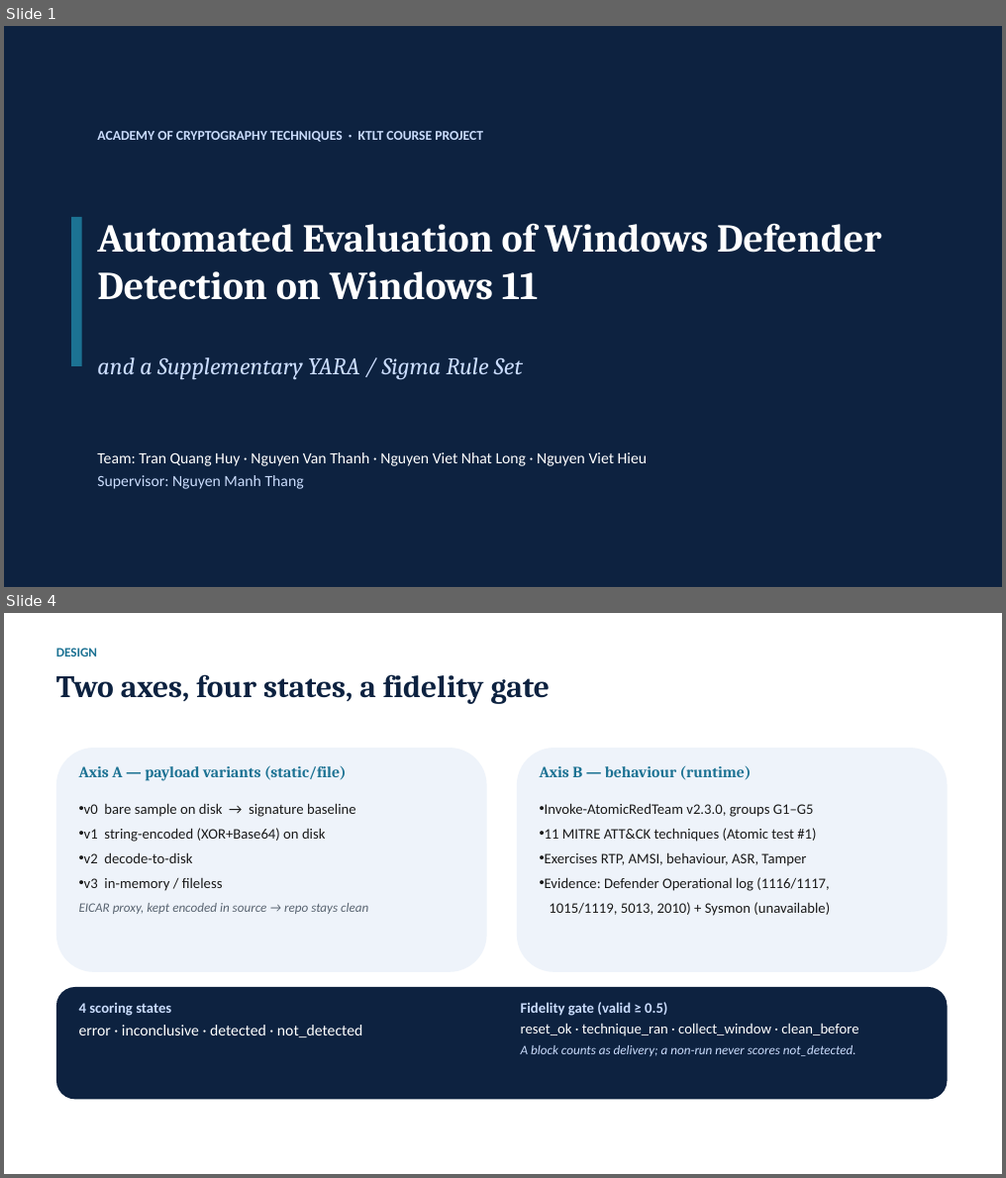
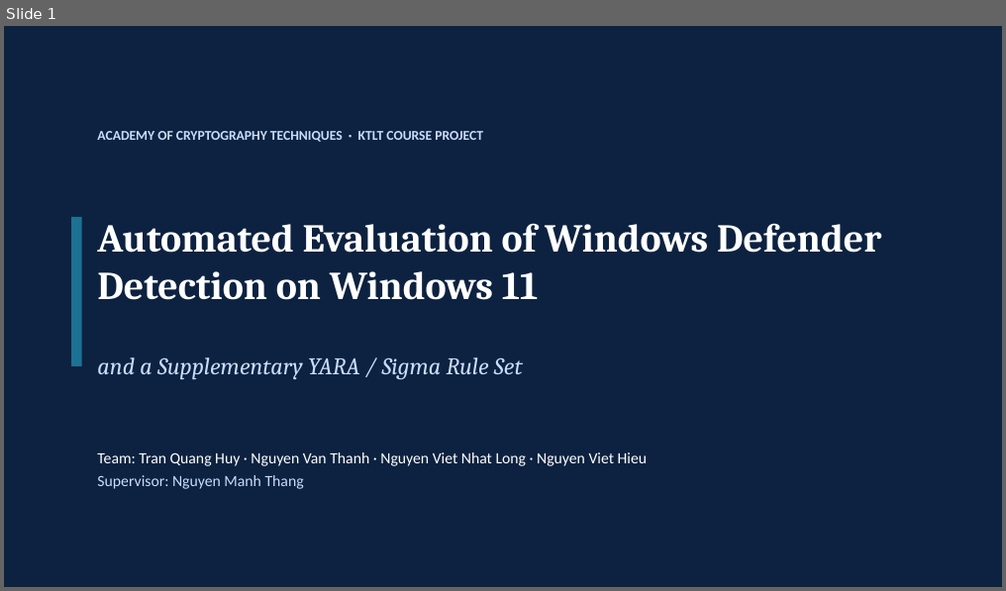
Before and after one commit to TonykRev/KTLT-Defender, a slide deck: report/KTLD_Slides.pptx. Shown one above the other, each under a label of ours: slides 1 and 4 before the commit, slide 1 after it; the slides between them are not shown. The pictures are 1006x1178 and 1006x591 pixels, drawn with LibreOffice and Linux fonts; fonts in the diff are those of the drawing. Boxes give left, top, right and bottom in pixels: in the first picture for what was removed or moved away, otherwise in the second. Text is boxed around its words. In the diff, an @@ line names an element or a change of style, - is before the commit and + after.

```diff
--- a/report/KTLD_Slides.pptx
+++ b/report/KTLD_Slides.pptx
@@ slide 4 removed at [4, 613, 1002, 1174], background #FFFFFF @@
@@ text removed at [56, 648, 97, 657] @@
-DESIGN
@@ text removed at [56, 674, 549, 704] @@
-Two axes, four states, a fidelity gate
@@ rounded rectangle removed at [56, 748, 487, 972] @@
@@ rounded rectangle removed at [517, 748, 947, 972] @@
@@ text removed at [79, 765, 347, 781] @@
-Axis A — payload variants (static/file)
@@ text removed at [540, 766, 751, 780] @@
-Axis B — behaviour (runtime)
@@ text removed at [79, 803, 368, 914] @@
-• v0 bare sample on disk → signature baseline
-• v1 string-encoded (XOR+Base64) on disk
-• v2 decode-to-disk
-• v3 in-memory / fileless
-EICAR proxy, kept encoded in source → repo stays clean
@@ text removed at [545, 803, 830, 916] @@
-• Invoke-AtomicRedTeam v2.3.0, groups G1–G5
-• 11 MITRE ATT&CK techniques (Atomic test #1)
-• Exercises RTP, AMSI, behaviour, ASR, Tamper
-• Evidence: Defender Operational log (1116/1117,
-1015/1119, 5013, 2010) + Sysmon (unavailable)
@@ rounded rectangle removed at [56, 987, 947, 1100] @@
@@ text removed at [79, 1003, 362, 1038] @@
-4 scoring states
-error · inconclusive · detected · not_detected
@@ text removed at [521, 1002, 858, 1057] @@
-Fidelity gate (valid ≥ 0.5)
-reset_ok · technique_ran · collect_window · clean_before
-A block counts as delivery; a non-run never scores not_detected.
```
Also in this commit, not shown: 6 other slides changed, 18 slides added, 6 other slides removed, 2 other files.
